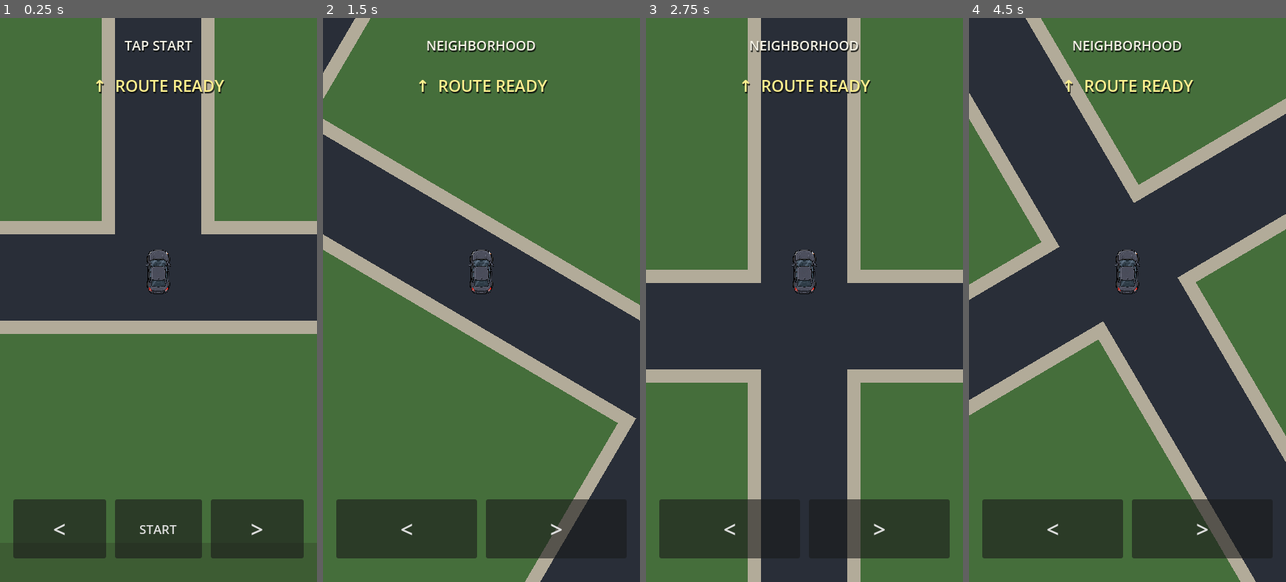
Above: before the commit, frames 1-4 (left to right).
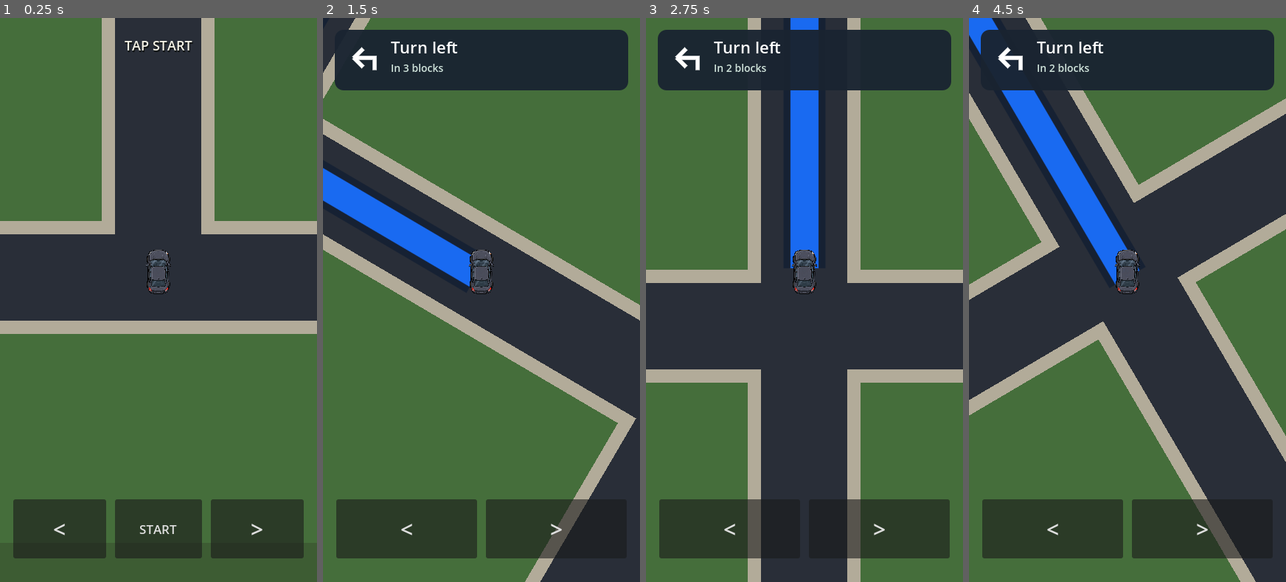
Above: after the commit, the same moments.

Repository: patrickcallahancomedy/comedian
Game: Godot game, scene res://scenes/drive/drive_module.tscn
Two runs of this game, one before a commit and one after it. Both use one fixed random seed, a clock stepped at 60 frames per second and the inputs below.
Inputs (mouse positions are in pixels of both pictures, inside the frame that each line leads up to):
- Up to frame 1 (0.25 s): no input
- Up to frame 2 (1.5 s): click "START" at 0.5 s; tap Enter (ui_accept) at 1.25 s; move the mouse to (551, 271) at 1.27 s; hold Right from 1.28 s (still down); tap Space at 1.35 s; click (551, 271) at 1.42 s
- Up to frame 3 (2.75 s): tap Enter (ui_accept) at 1.52 s; release Right at 2 s; drag from (741, 328) to (788, 412) at 2.02 s
- Up to frame 4 (4.5 s): move the mouse to (1159, 175) at 2.77 s; hold Right 2.78-3.5 s; tap Space at 2.85, 4.35 s; drag from (1111, 412) to (1032, 215) at 3.52 s; move the mouse to (1222, 384) at 4.27 s; hold Left from 4.28 s (still down)

The runs differ from the first frame. In frame 1, 0.5% of the frame differs, in the area x 30-71%, y 10-14%; in frame 2, 13%, in the area x 0-97%, y 2-48%; in frame 3, 10%; in frame 4, 11%.
Error before the commit: Parse Error: Cannot infer the type of "at_turn" variable because the value doesn't have a set type. (res://scripts/drive/drive_navigation.gd:454)

Commit message:
Fix GPS intersection state parse error

Diff:
--- a/godot/scripts/drive/drive_navigation.gd
+++ b/godot/scripts/drive/drive_navigation.gd
@@ -450,7 +450,7 @@
 				1,
 				int(ceil(drive.visual_world_position.distance_to(turn_world) / block_size))
 			)
-			var at_turn := (
+			var at_turn: bool = (
 				drive.blocked_this_step
 				and drive.visual_world_position.distance_to(turn_world) <= 0.5
 			)
